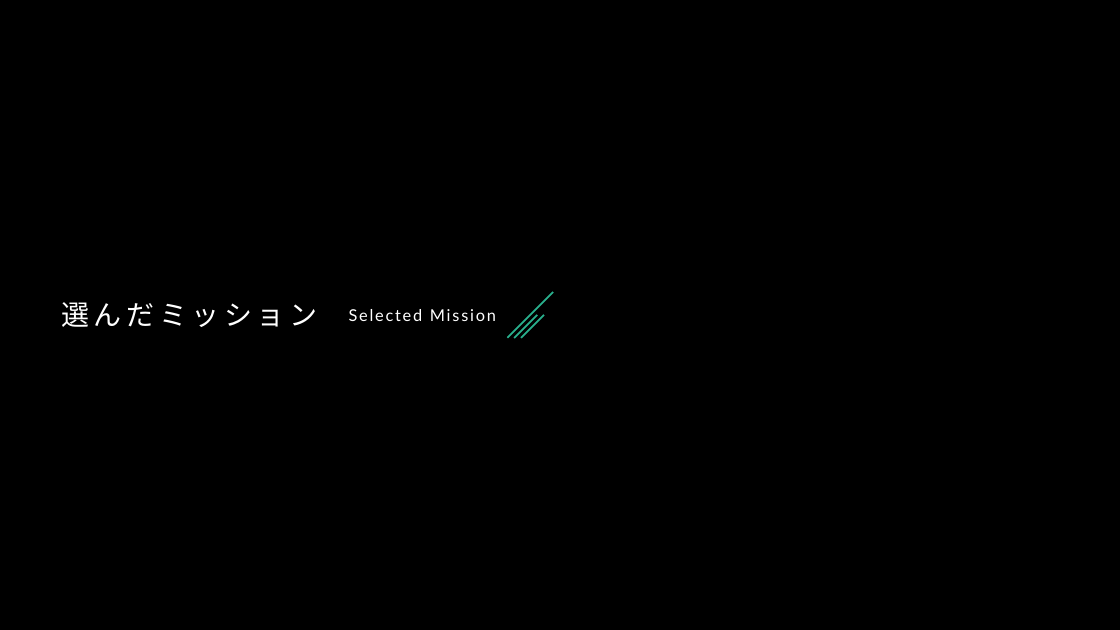
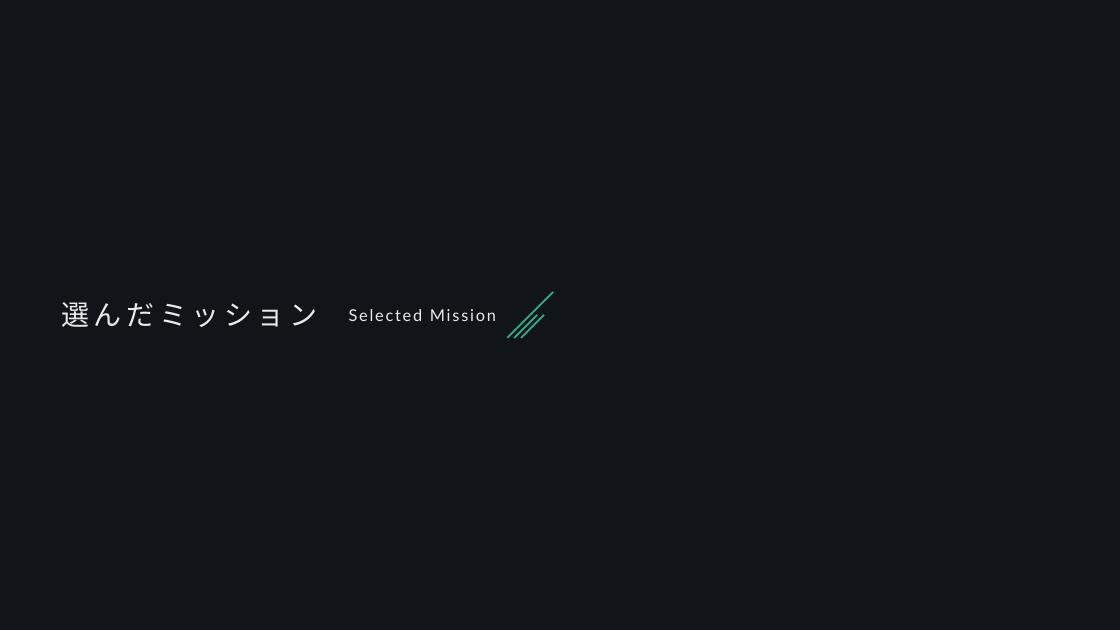
Before and after one commit to nearfactory/NasaSpaceAppsChallenge2024, a slide deck: slide 3 of Presentation/ToinHS-ScienceClub-Presentation.pptx (slide 4 before the commit). Drawn at 1120x630 pixels with LibreOffice and Linux fonts; fonts in the diff are those of the drawing. Boxes give left, top, right and bottom in pixels: in the first picture for what was removed or moved away, otherwise in the second. Text is boxed around its words. In the diff, an @@ line names an element or a change of style, - is before the commit and + after.

```diff
--- a/Presentation/ToinHS-ScienceClub-Presentation.pptx
+++ b/Presentation/ToinHS-ScienceClub-Presentation.pptx
@@ background #000000 to #111519 @@
@@ text "選んだミッション" at bbox=[61, 302, 318, 327]: text colour #FFFFFF to #EAEAEA @@
@@ text "Selected Mission" at bbox=[349, 309, 496, 321]: text colour #FFFFFF to #EAEAEA @@
```
Also in this commit, not shown: 5 other slides changed, 2 slides added, 1 slide removed, 53 other files.
